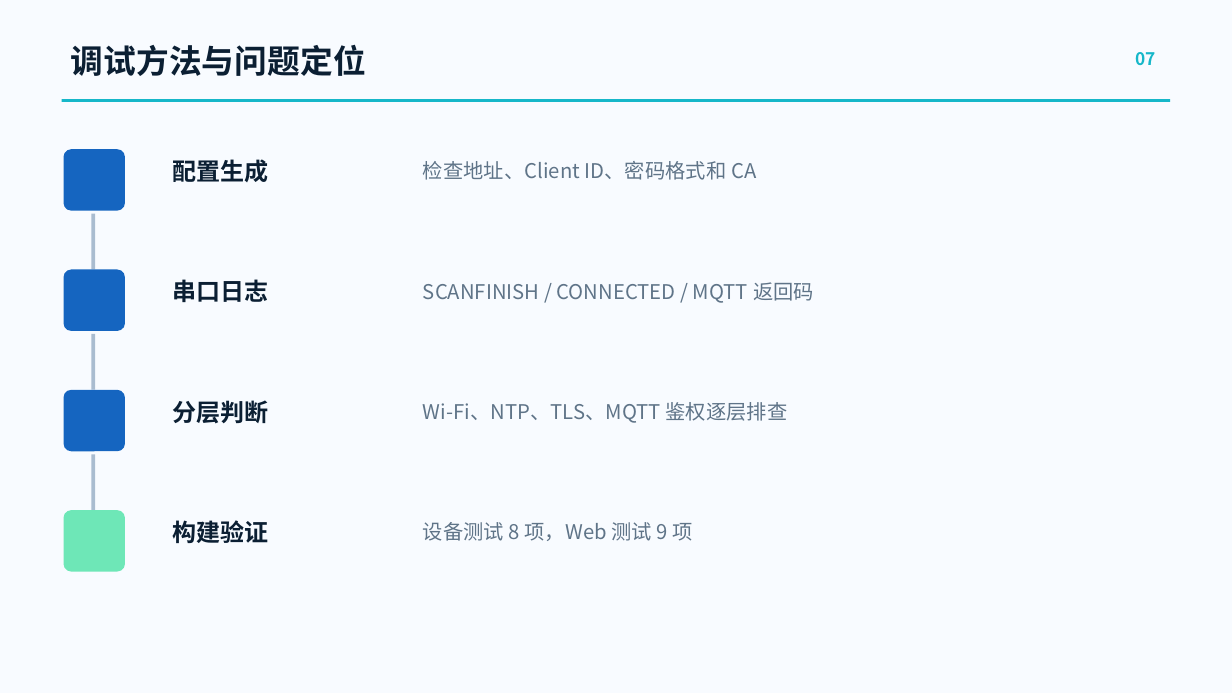
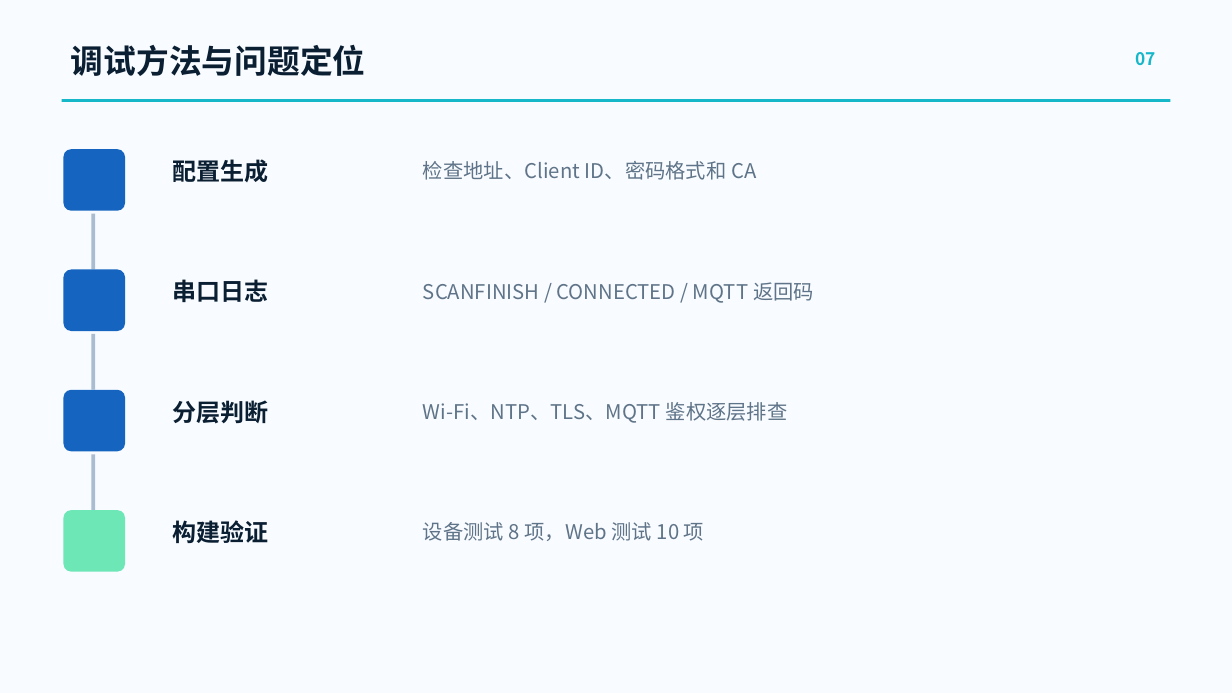
Before and after one commit to gujial/hi3861_hdu_iot_application, a slide deck: slide 7 of doc/record/实习学习与环境监测系统实践.pptx. Drawn at 1232x693 pixels with LibreOffice and Linux fonts; fonts in the diff are those of the drawing. Boxes give left, top, right and bottom in pixels: in the first picture for what was removed or moved away, otherwise in the second. Text is boxed around its words. In the diff, an @@ line names an element or a change of style, - is before the commit and + after.

```diff
--- a/doc/record/实习学习与环境监测系统实践.pptx
+++ b/doc/record/实习学习与环境监测系统实践.pptx
@@ text at (423, 522, 704, 541): text changed @@
-设备测试 8 项，Web 测试 9 项
+设备测试 8 项，Web 测试 10 项
```
Also in this commit, not shown: 6 other slides changed, 5 other files.
